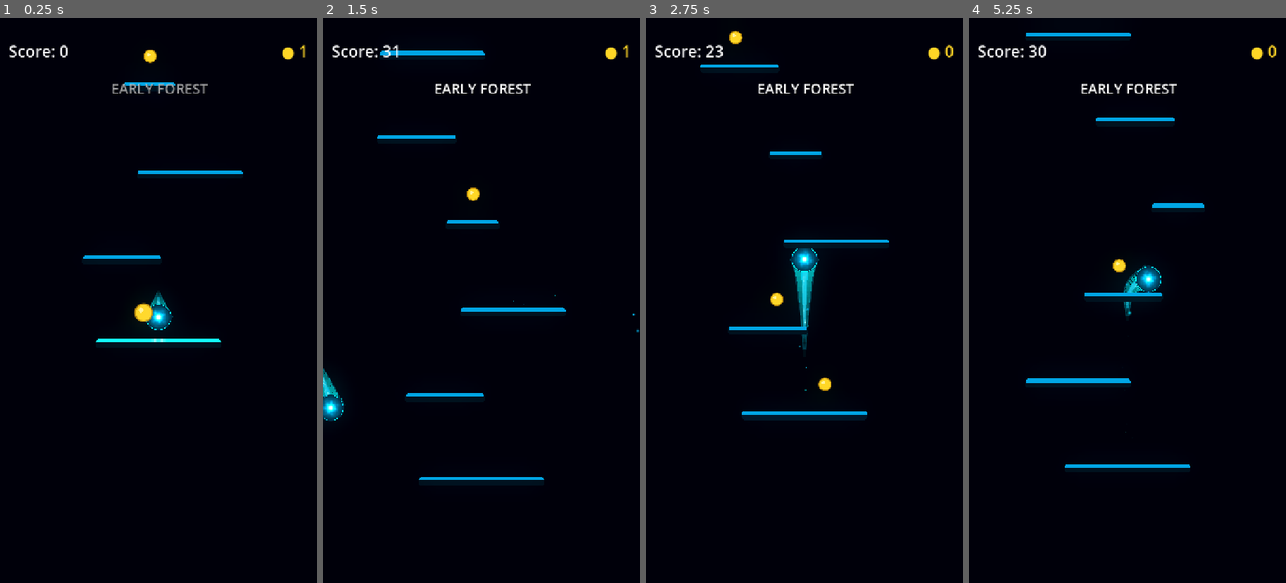
Above: before the commit, frames 1-4 (left to right).
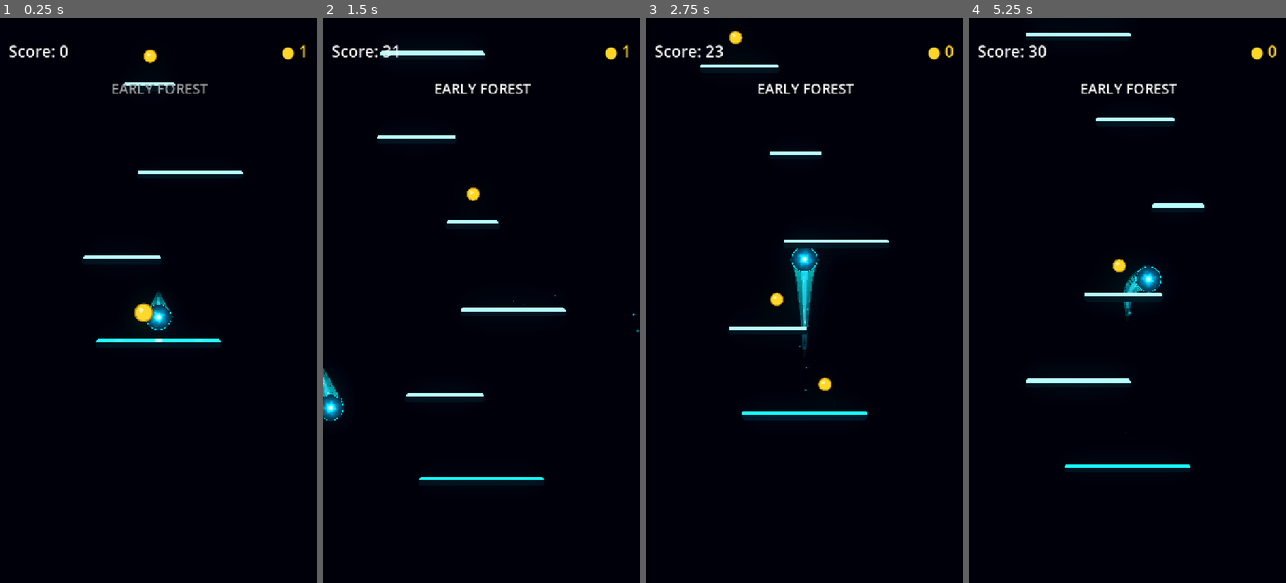
Above: after the commit, the same moments.

Repository: Kryodo/TowerJump
Game: Godot game, scene res://scenes/main.tscn
Two runs of this game, one before a commit and one after it. Both use one fixed random seed, a clock stepped at 60 frames per second and the inputs below.
Inputs (mouse positions are in pixels of both pictures, inside the frame that each line leads up to):
- Up to frame 1 (0.25 s): no input
- Up to frame 2 (1.5 s): move the mouse to (551, 272) at 0.52 s; hold Right (ui_right) 0.53-1.25 s; click (551, 272) at 0.67 s; drag from (418, 328) to (471, 193) at 1.27 s
- Up to frame 3 (2.75 s): click "Nochmal spielen" at 2 s
- Up to frame 4 (5.25 s): move the mouse to (1159, 176) at 2.77 s; hold Left (ui_left) 2.78-3.5 s; drag from (1111, 413) to (1032, 215) at 3.52 s; click "Nochmal spielen" at 4.25 s; move the mouse to (1222, 385) at 5.02 s; hold Right (ui_right) from 5.03 s (still down)

The runs differ from the first frame. In frame 1, 0.5% of the frame differs, in the area x 26-77%, y 11-58%; in frame 2, 1.1%; in frame 3, 0.8%; in frame 4, 1.2%, in the area x 18-75%, y 2-80%.

Commit message:
Refine platform neon activation feedback

Diff:
--- a/scenes/platform_edge_feedback.gdshader
+++ b/scenes/platform_edge_feedback.gdshader
@@ -6,6 +6,7 @@
 instance uniform float approach_charge = 0.0;
 instance uniform float approach_target_x = 0.5;
 instance uniform float landing_confirm = 0.0;
+instance uniform float activated = 0.0;
 
 void vertex() {
 	edge_local_x = VERTEX.x;
@@ -16,35 +17,44 @@
 	float x = clamp((edge_local_x + half_width) / platform_width, 0.0, 1.0);
 	float target = clamp(approach_target_x, 0.0, 1.0);
 	float charge = clamp(approach_charge, 0.0, 1.0);
+	float active = clamp(activated, 0.0, 1.0);
 
-	// The passive platform stays visibly neon, but the active state has
-	// enough contrast to read as a deliberate "wake up" response.
-	vec3 base_color = COLOR.rgb;
-	vec3 active_color = vec3(0.35, 1.9, 2.7);
-	vec3 core_color = vec3(0.72, 3.2, 4.0);
+	// The platform stays visibly neon even when idle. The neutral state is
+	// intentionally pale so the HDR cyan activation reads immediately.
+	vec3 neutral_color = vec3(0.72, 1.35, 1.55);
+	vec3 active_color = vec3(0.10, 2.15, 3.20);
+	vec3 active_core = vec3(0.45, 3.15, 4.20);
+	vec3 confirm_color = vec3(1.35, 3.90, 4.60);
 
-	// Two fronts travel inward from the ends toward the predicted landing point.
-	float left_front = mix(0.0, target, charge);
-	float right_front = mix(1.0, target, charge);
+	// Continuous bilateral loading:
+	// the left side fills from x=0 toward the predicted impact point,
+	// while the right side fills from x=1 toward that same point.
+	float left_front = target * charge;
+	float right_front = target + (1.0 - target) * (1.0 - charge);
 
-	float left_halo = (1.0 - smoothstep(0.0, 0.055, abs(x - left_front))) * charge;
-	float right_halo = (1.0 - smoothstep(0.0, 0.055, abs(x - right_front))) * charge;
-	float halo = max(left_halo, right_halo);
+	float left_fill = 1.0 - smoothstep(left_front - 0.018, left_front + 0.018, x);
+	float right_fill = smoothstep(right_front - 0.018, right_front + 0.018, x);
+	float fill = max(left_fill, right_fill) * charge;
 
-	float left_core = (1.0 - smoothstep(0.0, 0.014, abs(x - left_front))) * charge;
-	float right_core = (1.0 - smoothstep(0.0, 0.014, abs(x - right_front))) * charge;
-	float core = max(left_core, right_core);
+	// A restrained travelling shimmer moves through the already-filled
+	// sections. It keeps the charge alive without turning it into separate dots.
+	float shimmer_phase = fract(TIME * 0.75);
+	float left_shimmer_center = mix(0.0, left_front, shimmer_phase);
+	float right_shimmer_center = mix(1.0, right_front, shimmer_phase);
+	float left_shimmer = (1.0 - smoothstep(0.0, 0.075, abs(x - left_shimmer_center))) * left_fill;
+	float right_shimmer = (1.0 - smoothstep(0.0, 0.075, abs(x - right_shimmer_center))) * right_fill;
+	float shimmer = max(left_shimmer, right_shimmer) * charge;
 
-	vec3 result = mix(base_color, active_color, halo * 0.82);
-	result = mix(result, core_color, core);
+	vec3 result = mix(neutral_color, active_color, fill);
+	result = mix(result, active_core, shimmer * 0.32);
 
-	// A little extra intensity as the two fronts approach their meeting point.
-	float convergence = smoothstep(0.78, 1.0, charge);
-	result += core_color * convergence * 0.18 * charge;
+	// Once connected, the whole edge remains awake instead of returning
+	// to the passive state.
+	result = mix(result, active_color, active);
 
-	// Brief confirmation peak on landing.
+	// Brief confirmation flash on the successful connection.
 	float confirm = clamp(landing_confirm, 0.0, 1.0);
-	result += vec3(0.85, 3.6, 4.5) * confirm * confirm;
+	result += confirm_color * confirm * confirm;
 
 	COLOR.rgb = result;
 }
